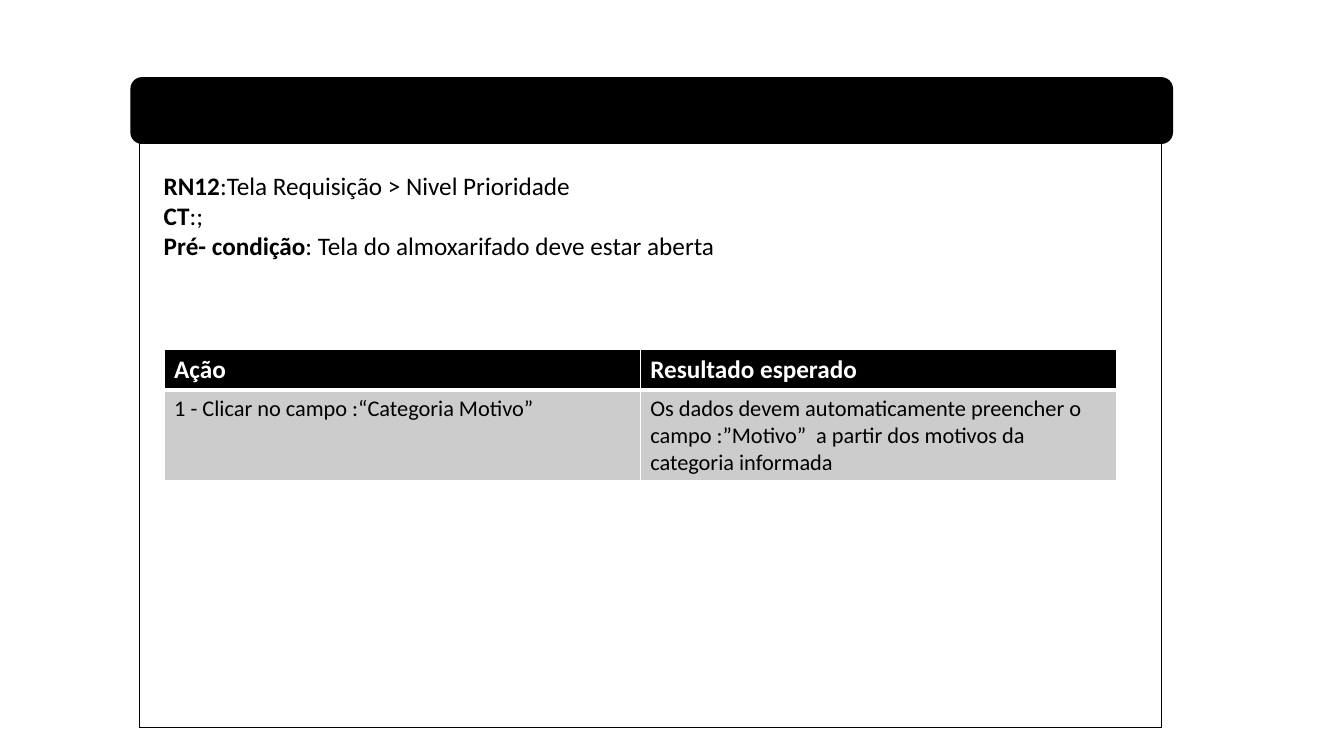
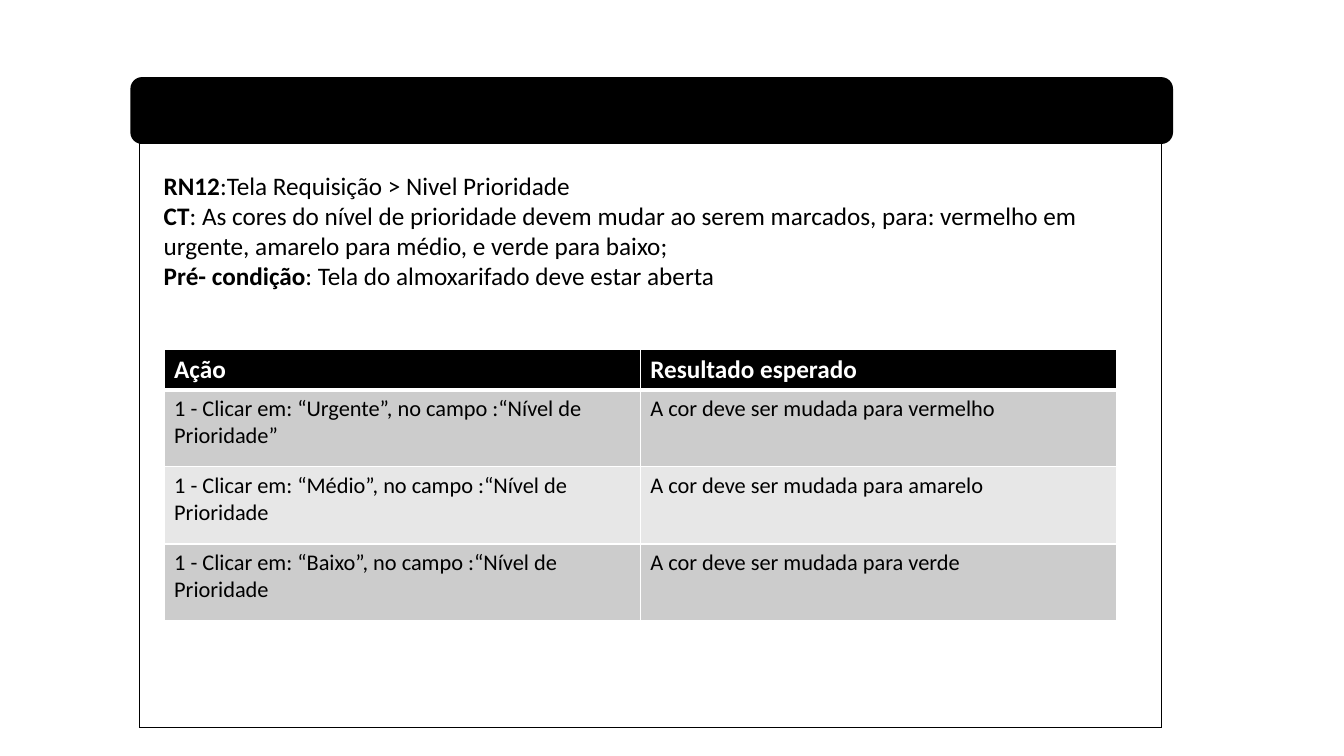
Before and after one commit to viniciuss1812/Almoxarifado, a slide deck: slide 22 of RegrasNegocio/RN_Requisitos.pptx (slide 23 before the commit). Drawn at 1344x756 pixels with LibreOffice and Linux fonts; fonts in the diff are those of the drawing. Boxes give left, top, right and bottom in pixels: in the first picture for what was removed or moved away, otherwise in the second. Text is boxed around its words. In the diff, an @@ line names an element or a change of style, - is before the commit and + after.

```diff
--- a/RegrasNegocio/RN_Requisitos.pptx
+++ b/RegrasNegocio/RN_Requisitos.pptx
@@ text at (164, 207, 1076, 260): text changed; bold off @@
-CT:;
+CT: As cores do nível de prioridade devem mudar ao serem marcados, para: vermelho em urgente, amarelo para médio, e verde para baixo;
@@ table at (164, 350, 1116, 622) @@
-row 2: 1 - Clicar no campo :“Categoria Motivo” | Os dados devem automaticamente preencher o campo :”Motivo” a partir dos motivos da categoria informada
+row 2: 1 - Clicar em: “Urgente”, no campo :“Nível de Prioridade” | A cor deve ser mudada para vermelho
+row 3: 1 - Clicar em: “Médio”, no campo :“Nível de Prioridade | A cor deve ser mudada para amarelo
+row 4: 1 - Clicar em: “Baixo”, no campo :“Nível de Prioridade | A cor deve ser mudada para verde
```
Also in this commit, not shown: 5 other slides changed, 1 slide removed, 11 other files.
